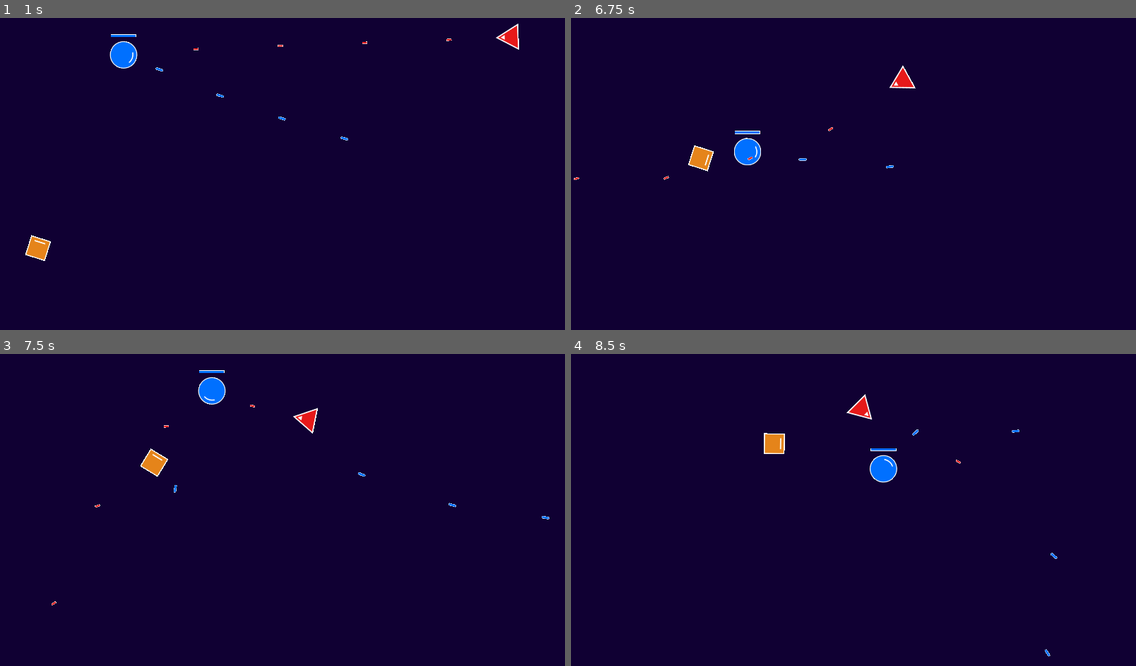
Above: before the commit, frames 1-4 (two rows, left to right).
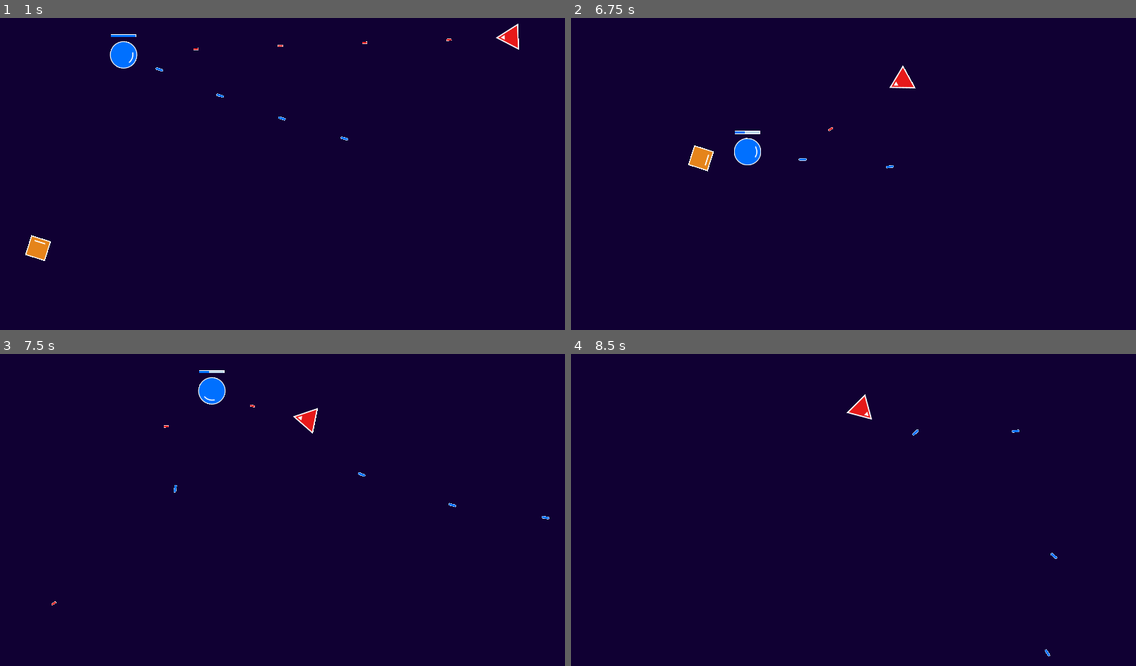
Above: after the commit, the same moments.

Repository: eduardojunio/arena-blaster
Game: Godot game, scene res://scenes/main.tscn
The game is run twice, just before and just after one commit, with the same random seed, the same clock (stepped at 60 frames per second) and the same inputs.
Inputs (mouse positions are in pixels of both pictures, inside the frame that each line leads up to):
- Up to frame 1 (1 s): move the mouse to (406, 155) at 0.52 s; press the mouse at (406, 155) at 0.53 s; hold D (right) from 0.53 s (still down)
- Up to frame 2 (6.75 s): move the mouse to (740, 186) at 1.27 s; release D (right) at 1.28 s; release the mouse at (740, 186) at 1.28 s; hold Down (down) 1.28-2.03 s; click (740, 186) at 1.35 s; move the mouse to (910, 102) at 2.02 s; press the mouse at (910, 102) at 2.03 s; hold D (right) 2.03-2.78 s; move the mouse to (825, 236) at 2.77 s; release the mouse at (825, 236) at 2.78 s; hold Up (up) 2.78-3.53 s; click (825, 236) at 2.85 s; move the mouse to (1023, 217) at 3.52 s; press the mouse at (1023, 217) at 3.53 s; hold Left (left) 3.53-5.03 s; move the mouse to (684, 124) at 4.27 s; release the mouse at (684, 124) at 4.28 s; click (684, 124) at 4.35 s; move the mouse to (881, 170) at 5.02 s; press the mouse at (881, 170) at 5.03 s; hold Down (down) 5.03-5.78 s; move the mouse to (768, 92) at 5.77 s; release the mouse at (768, 92) at 5.78 s; hold D (right) 5.78-6.53 s; click (768, 92) at 5.85 s; move the mouse to (977, 155) at 6.52 s; press the mouse at (977, 155) at 6.53 s; hold Up (up) from 6.53 s (still down)
- Up to frame 3 (7.5 s): move the mouse to (169, 522) at 7.27 s; release Up (up) at 7.28 s; release the mouse at (169, 522) at 7.28 s; hold D (right) from 7.28 s (still down); click (169, 522) at 7.35 s
- Up to frame 4 (8.5 s): move the mouse to (910, 438) at 8.02 s; release D (right) at 8.03 s; press the mouse at (910, 438) at 8.03 s; hold Down (down) from 8.03 s (still down)

Frame 1 is identical in both runs. In frame 2, less than 0.1% of the frame differs, in the area x 0-34%, y 36-52%; in frame 3, 0.3%; in frame 4, 0.6%, in the area x 34-69%, y 25-42%.

Commit message:
Add ability to kill enemies

Diff:
--- a/scenes/enemy-basic.tscn
+++ b/scenes/enemy-basic.tscn
@@ -1,10 +1,11 @@
-[gd_scene load_steps=7 format=3 uid="uid://c2rmel2ipu682"]
+[gd_scene load_steps=8 format=3 uid="uid://c2rmel2ipu682"]
 
 [ext_resource type="Script" path="res://scripts/enemy.gd" id="1_knoj7"]
 [ext_resource type="Texture2D" uid="uid://b83udchouvsh0" path="res://assets/enemy-basic.png" id="2_cq1rp"]
 [ext_resource type="PackedScene" uid="uid://dn6sdx62e3wfi" path="res://scenes/components/enemy-input-component.tscn" id="3_hjwib"]
 [ext_resource type="PackedScene" uid="uid://rnwrnv8h0am4" path="res://scenes/components/movement-component.tscn" id="3_nwedh"]
 [ext_resource type="PackedScene" uid="uid://b7170ru2o1iyl" path="res://scenes/components/rotation-component.tscn" id="4_52yuc"]
+[ext_resource type="PackedScene" uid="uid://dtutrbhh0xifp" path="res://scenes/components/health-component.tscn" id="6_2oxf0"]
 
 [sub_resource type="RectangleShape2D" id="RectangleShape2D_vx32u"]
 size = Vector2(46, 46)
@@ -33,3 +34,9 @@
 target = NodePath("..")
 input_component = NodePath("../EnemyInputComponent")
 smooth = true
+
+[node name="HealthComponent" parent="." instance=ExtResource("6_2oxf0")]
+max_health = 50
+current_health = 50
+
+[connection signal="on_damage" from="HealthComponent" to="." method="_on_damage"]
--- a/scenes/enemy-shooter-bullet.tscn
+++ b/scenes/enemy-shooter-bullet.tscn
@@ -1,8 +1,17 @@
-[gd_scene load_steps=3 format=3 uid="uid://bd5hqo2qjad2i"]
+[gd_scene load_steps=4 format=3 uid="uid://bd5hqo2qjad2i"]
 
 [ext_resource type="Texture2D" uid="uid://dkt22slp3bbpq" path="res://assets/enemy-shooter-bullet.png" id="1_dylyp"]
 [ext_resource type="Script" path="res://scripts/bullet.gd" id="2_cusii"]
 
-[node name="EnemyShooterBullet" type="Sprite2D"]
+[sub_resource type="RectangleShape2D" id="RectangleShape2D_s2l65"]
+size = Vector2(12, 5)
+
+[node name="EnemyShooterBullet" type="Area2D"]
+z_index = -1
+script = ExtResource("2_cusii")
+
+[node name="Sprite2D" type="Sprite2D" parent="."]
 texture = ExtResource("1_dylyp")
-script = ExtResource("2_cusii")
+
+[node name="CollisionShape2D" type="CollisionShape2D" parent="."]
+shape = SubResource("RectangleShape2D_s2l65")
--- a/scenes/enemy-shooter.tscn
+++ b/scenes/enemy-shooter.tscn
@@ -7,6 +7,7 @@
 [ext_resource type="PackedScene" uid="uid://dn6sdx62e3wfi" path="res://scenes/components/enemy-input-component.tscn" id="5_wn4ab"]
 [ext_resource type="PackedScene" uid="uid://fnfal0bsc3w5" path="res://scenes/components/shoot-component.tscn" id="6_02jas"]
 [ext_resource type="PackedScene" uid="uid://b7170ru2o1iyl" path="res://scenes/components/rotation-component.tscn" id="6_hg4rb"]
+[ext_resource type="PackedScene" uid="uid://dtutrbhh0xifp" path="res://scenes/components/health-component.tscn" id="8_f5hhm"]
 
 [node name="EnemyShooter" type="CharacterBody2D"]
 script = ExtResource("1_g0csa")
@@ -40,3 +41,9 @@
 cooldown_time = 0.25
 bullet = ExtResource("2_1d5b1")
 bullet_speed = 750
+
+[node name="HealthComponent" parent="." instance=ExtResource("8_f5hhm")]
+max_health = 30
+current_health = 30
+
+[connection signal="on_damage" from="HealthComponent" to="." method="_on_damage"]
--- a/scenes/player-bullet.tscn
+++ b/scenes/player-bullet.tscn
@@ -1,8 +1,19 @@
-[gd_scene load_steps=3 format=3 uid="uid://cayh8q3yk3y3p"]
+[gd_scene load_steps=4 format=3 uid="uid://cayh8q3yk3y3p"]
 
 [ext_resource type="Texture2D" uid="uid://blh0rcqm6e330" path="res://assets/player-bullet.png" id="1_ny2ja"]
 [ext_resource type="Script" path="res://scripts/bullet.gd" id="2_sy2sj"]
 
-[node name="PlayerBullet" type="Sprite2D"]
+[sub_resource type="CapsuleShape2D" id="CapsuleShape2D_p2d8n"]
+radius = 3.0
+height = 18.0
+
+[node name="PlayerBullet" type="Area2D"]
+z_index = -1
+script = ExtResource("2_sy2sj")
+
+[node name="Sprite2D" type="Sprite2D" parent="."]
 texture = ExtResource("1_ny2ja")
-script = ExtResource("2_sy2sj")
+
+[node name="CollisionShape2D" type="CollisionShape2D" parent="."]
+rotation = -1.57079
+shape = SubResource("CapsuleShape2D_p2d8n")
--- a/scripts/bullet.gd
+++ b/scripts/bullet.gd
@@ -1,11 +1,20 @@
-extends Sprite2D
+extends Area2D
+
+@export var damage = 10
+
+@onready var sprite = $Sprite2D
 
 var speed = 0 # in pixels per second
 var direction = Vector2.ZERO # Direction the bullet will travel
 
-func _process(delta):
+func _physics_process(delta):
 	global_position += direction * speed * delta
-	if is_out_of_screen():
+	if has_overlapping_bodies():
+		for body in get_overlapping_bodies():
+			if body.has_node("HealthComponent"):
+				var health_component = body.get_node("HealthComponent")
+				health_component.take_damage(damage)
+	if is_out_of_screen() or has_overlapping_bodies():
 		queue_free()
 
 func is_out_of_screen():
@@ -15,4 +24,4 @@
 	return Rect2(global_position - (get_size() / 2), get_size())
 
 func get_size():
-	return get_rect().size
+	return sprite.get_rect().size
--- a/scripts/enemy.gd
+++ b/scripts/enemy.gd
@@ -1,3 +1,7 @@
 class_name Enemy extends CharacterBody2D
 
 @export var player: Player
+
+func _on_damage(damage, current_health):
+	if current_health == 0:
+		queue_free()
--- a/scripts/player.gd
+++ b/scripts/player.gd
@@ -16,3 +16,5 @@
 
 func _on_damage(damage, current_health):
 	update_health_bar()
+	if current_health == 0:
+		hide()
Not shown: 1 places in scenes/enemy-shooter.tscn that only renumber resources
